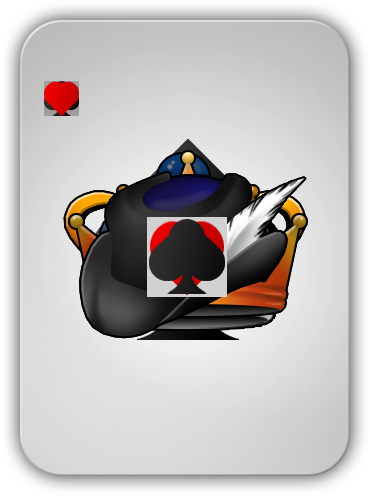
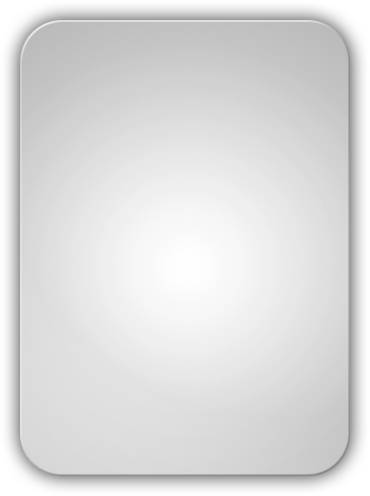
Layered file, before and after one edit (370 x 496). Changes by layer:
hid group "suits" (5 layers) over [147, 217, 227, 297]
hid group "small suits" (5 layers) over [44, 81, 79, 116]
hid group "specials" (7 layers) over [63, 138, 308, 340]
hid "cp1 copy 2", painted on it over [44, 81, 308, 340]
added layer "cp1 copy 3" above "cp1 copy" over [44, 81, 308, 340]
